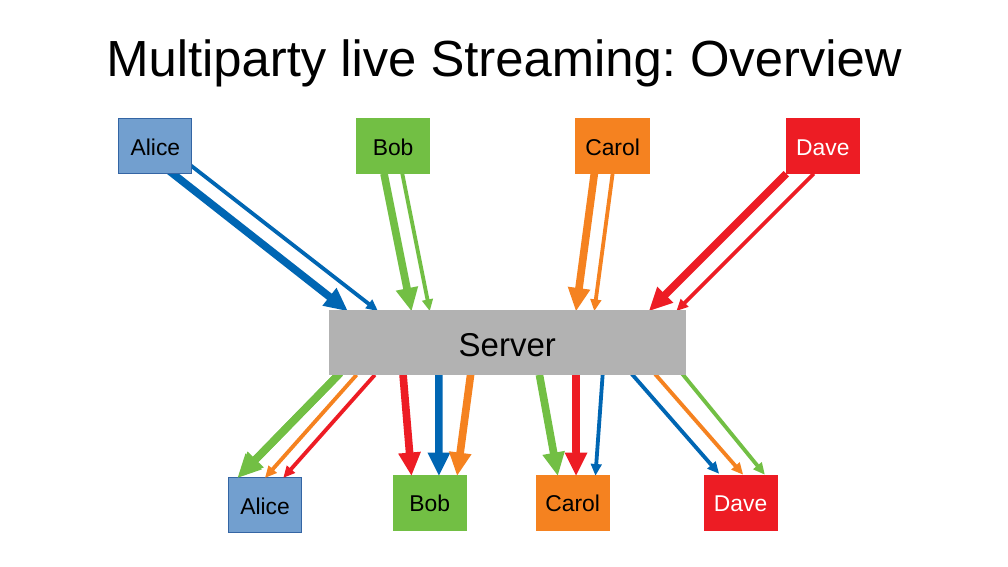
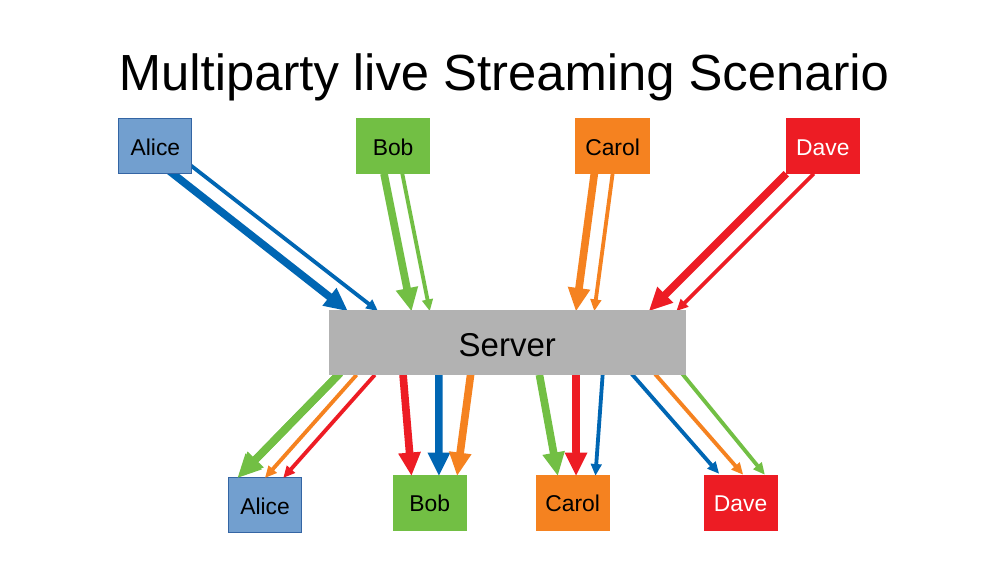
Before and after one commit to alex35469/Flow-Scheduling-for-video-Streaming, a slide deck: slide 2 of Project overview.odp. Drawn at 1008x567 pixels with LibreOffice and Linux fonts; fonts in the diff are those of the drawing. Boxes give left, top, right and bottom in pixels: in the first picture for what was removed or moved away, otherwise in the second. Text is boxed around its words. In the diff, an @@ line names an element or a change of style, - is before the commit and + after.

```diff
--- a/Project overview.odp
+++ b/Project overview.odp
@@ title at (119,53,889,100): text changed @@
-Multiparty live Streaming: Overview
+Multiparty live Streaming Scenario
```
Also in this commit, not shown: 2 other slides changed, 3 slides added, 1 slide removed.
